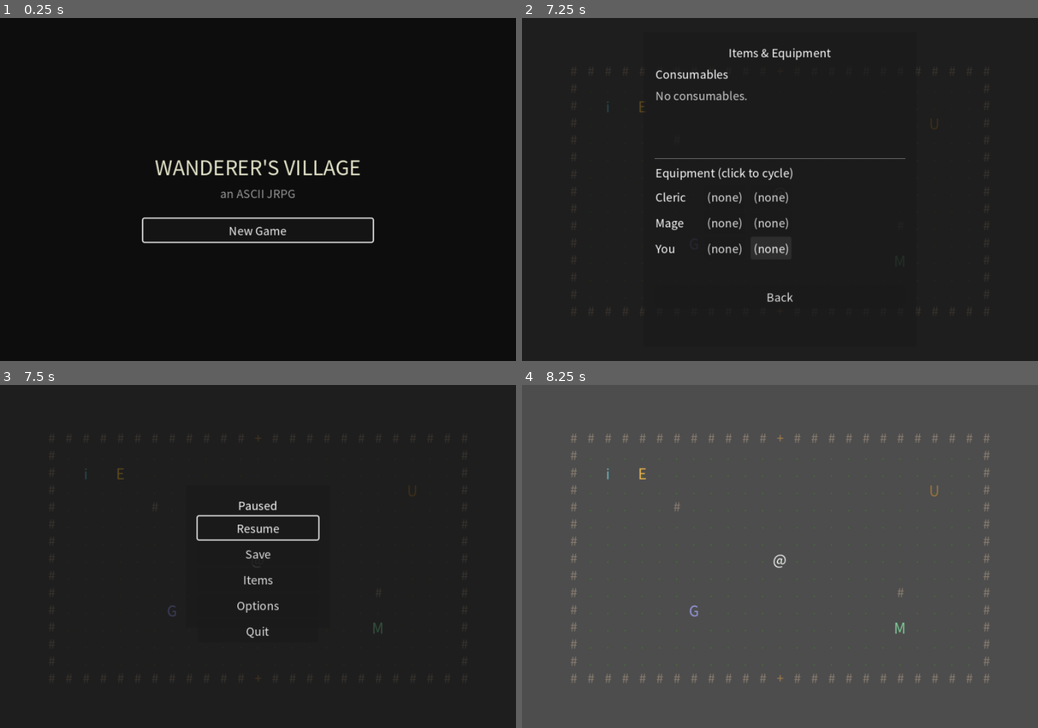
Above: before the commit, frames 1-4 (two rows, left to right).
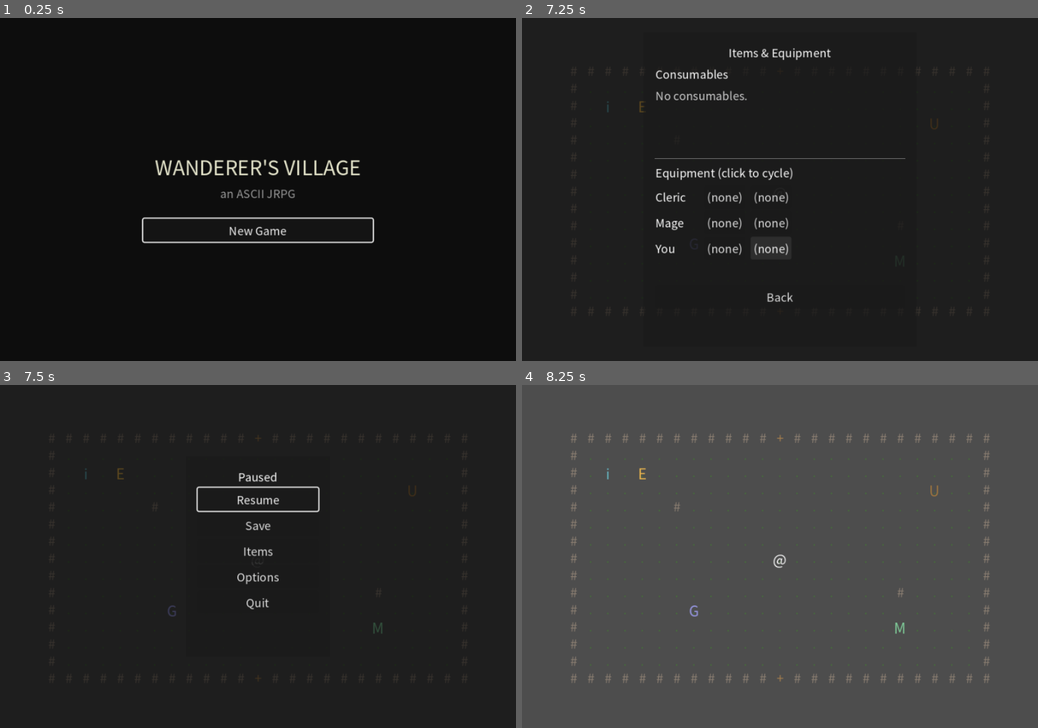
Above: after the commit, the same moments.

Repository: jchans/agent-blank
Game: Godot game, scene res://scenes/TitleScreen.tscn
Two runs of this game, one before a commit and one after it. Both use one fixed random seed, a clock stepped at 60 frames per second and the inputs below.
Inputs:
- Up to frame 1 (0.25 s): no input
- Up to frame 2 (7.25 s): click "New Game" at 0.5 s; tap Enter (ui_accept) at 1.25, 1.52, 2, 2.27 s; hold D 1.28-2.03 s; tap X at 1.35 s; hold S 2.03-2.75 s; tap I at 2.1 s; click "(none)" at 2.75 s; click "(none)" at 3.5 s; click "(none)" at 4.25 s; click "(none)" at 5 s; click "(none)" at 5.75 s; click "(none)" at 6.5 s
- Up to frame 3 (7.5 s): click "Back" at 7.25 s
- Up to frame 4 (8.25 s): click "Resume" at 8 s

Frames 1-2 are identical in both runs. In frame 3, 1.6% of the frame differs, in the area x 38-62%, y 25-74%; in frame 4, nothing differs.

Commit message:
Fix pause menu overflow and rework battle screen layout
- Pause menu's main panel was still sized for its pre-Items-screen
  content (200x200) and overflowed with the current 7 rows of
  buttons/labels — resized to fit with margin.
- Battle screen felt cluttered with the log squeezed under both
  combatant rows. Reworked into two columns: the log on the left, and
  enemy/party rows pushed to opposite ends of the right column with a
  divider between them instead of sitting close together.

Co-Authored-By: Claude Sonnet 5 <noreply@anthropic.com>
Claude-Session: https://claude.ai/code/session_01TujHhaFfGazUVutfwSbrog

Diff:
--- a/scenes/Battle.tscn
+++ b/scenes/Battle.tscn
@@ -33,26 +33,18 @@
 theme_override_colors/font_color = Color(0.6, 0.6, 0.6, 1)
 text = "Arrows: select  Z: confirm  X: cancel  A/S/D: shortcuts  Esc: pause"
 
-[node name="EnemyRow" type="HBoxContainer" parent="UI/Panel/MarginContainer/VBoxContainer"]
+[node name="BattleRow" type="HBoxContainer" parent="UI/Panel/MarginContainer/VBoxContainer"]
 layout_mode = 2
-alignment = 1
+size_flags_vertical = 3
 theme_override_constants/separation = 16
 
-[node name="HSeparator1" type="HSeparator" parent="UI/Panel/MarginContainer/VBoxContainer"]
-layout_mode = 2
-
-[node name="PartyRow" type="HBoxContainer" parent="UI/Panel/MarginContainer/VBoxContainer"]
-layout_mode = 2
-alignment = 1
-theme_override_constants/separation = 12
-
-[node name="LogScroll" type="ScrollContainer" parent="UI/Panel/MarginContainer/VBoxContainer"]
-custom_minimum_size = Vector2(0, 128)
+[node name="LogScroll" type="ScrollContainer" parent="UI/Panel/MarginContainer/VBoxContainer/BattleRow"]
+custom_minimum_size = Vector2(220, 0)
 layout_mode = 2
 size_flags_vertical = 3
 horizontal_scroll_mode = 0
 
-[node name="LogLabel" type="RichTextLabel" parent="UI/Panel/MarginContainer/VBoxContainer/LogScroll"]
+[node name="LogLabel" type="RichTextLabel" parent="UI/Panel/MarginContainer/VBoxContainer/BattleRow/LogScroll"]
 layout_mode = 2
 size_flags_horizontal = 3
 bbcode_enabled = true
@@ -61,5 +53,38 @@
 autowrap_mode = 3
 theme_override_font_sizes/normal_font_size = 13
 
+[node name="VSeparator1" type="VSeparator" parent="UI/Panel/MarginContainer/VBoxContainer/BattleRow"]
+layout_mode = 2
+
+[node name="CombatantsColumn" type="VBoxContainer" parent="UI/Panel/MarginContainer/VBoxContainer/BattleRow"]
+layout_mode = 2
+size_flags_horizontal = 3
+size_flags_vertical = 3
+
+[node name="EnemyRow" type="HBoxContainer" parent="UI/Panel/MarginContainer/VBoxContainer/BattleRow/CombatantsColumn"]
+layout_mode = 2
+alignment = 1
+theme_override_constants/separation = 16
+
+[node name="TopSpacer" type="Control" parent="UI/Panel/MarginContainer/VBoxContainer/BattleRow/CombatantsColumn"]
+layout_mode = 2
+size_flags_vertical = 3
+
+[node name="HSeparator1" type="HSeparator" parent="UI/Panel/MarginContainer/VBoxContainer/BattleRow/CombatantsColumn"]
+layout_mode = 2
+
+[node name="BottomSpacer" type="Control" parent="UI/Panel/MarginContainer/VBoxContainer/BattleRow/CombatantsColumn"]
+layout_mode = 2
+size_flags_vertical = 3
+
+[node name="PartyRow" type="HBoxContainer" parent="UI/Panel/MarginContainer/VBoxContainer/BattleRow/CombatantsColumn"]
+layout_mode = 2
+alignment = 1
+theme_override_constants/separation = 12
+
+[node name="BottomMargin" type="Control" parent="UI/Panel/MarginContainer/VBoxContainer/BattleRow/CombatantsColumn"]
+custom_minimum_size = Vector2(0, 20)
+layout_mode = 2
+
 [node name="ActionMenu" parent="UI/Panel/MarginContainer/VBoxContainer" instance=ExtResource("2")]
 layout_mode = 2
--- a/scenes/PauseMenu.tscn
+++ b/scenes/PauseMenu.tscn
@@ -18,9 +18,9 @@
 anchor_right = 0.5
 anchor_bottom = 0.5
 offset_left = -100.0
-offset_top = -100.0
+offset_top = -140.0
 offset_right = 100.0
-offset_bottom = 100.0
+offset_bottom = 140.0
 
 [node name="MarginContainer" type="MarginContainer" parent="Panel"]
 layout_mode = 1
--- a/scripts/battle.gd
+++ b/scripts/battle.gd
@@ -21,10 +21,10 @@
 
 @onready var panel: Panel = $UI/Panel
 @onready var hint_label: Label = $UI/Panel/MarginContainer/VBoxContainer/HintLabel
-@onready var enemy_row: HBoxContainer = $UI/Panel/MarginContainer/VBoxContainer/EnemyRow
-@onready var party_row: HBoxContainer = $UI/Panel/MarginContainer/VBoxContainer/PartyRow
-@onready var log_scroll: ScrollContainer = $UI/Panel/MarginContainer/VBoxContainer/LogScroll
-@onready var battle_log: RichTextLabel = $UI/Panel/MarginContainer/VBoxContainer/LogScroll/LogLabel
+@onready var enemy_row: HBoxContainer = $UI/Panel/MarginContainer/VBoxContainer/BattleRow/CombatantsColumn/EnemyRow
+@onready var party_row: HBoxContainer = $UI/Panel/MarginContainer/VBoxContainer/BattleRow/CombatantsColumn/PartyRow
+@onready var log_scroll: ScrollContainer = $UI/Panel/MarginContainer/VBoxContainer/BattleRow/LogScroll
+@onready var battle_log: RichTextLabel = $UI/Panel/MarginContainer/VBoxContainer/BattleRow/LogScroll/LogLabel
 @onready var action_menu: ActionMenu = $UI/Panel/MarginContainer/VBoxContainer/ActionMenu
 
 var party: Array[CombatantStats] = []
Not shown, changed: PROGRESS.md
